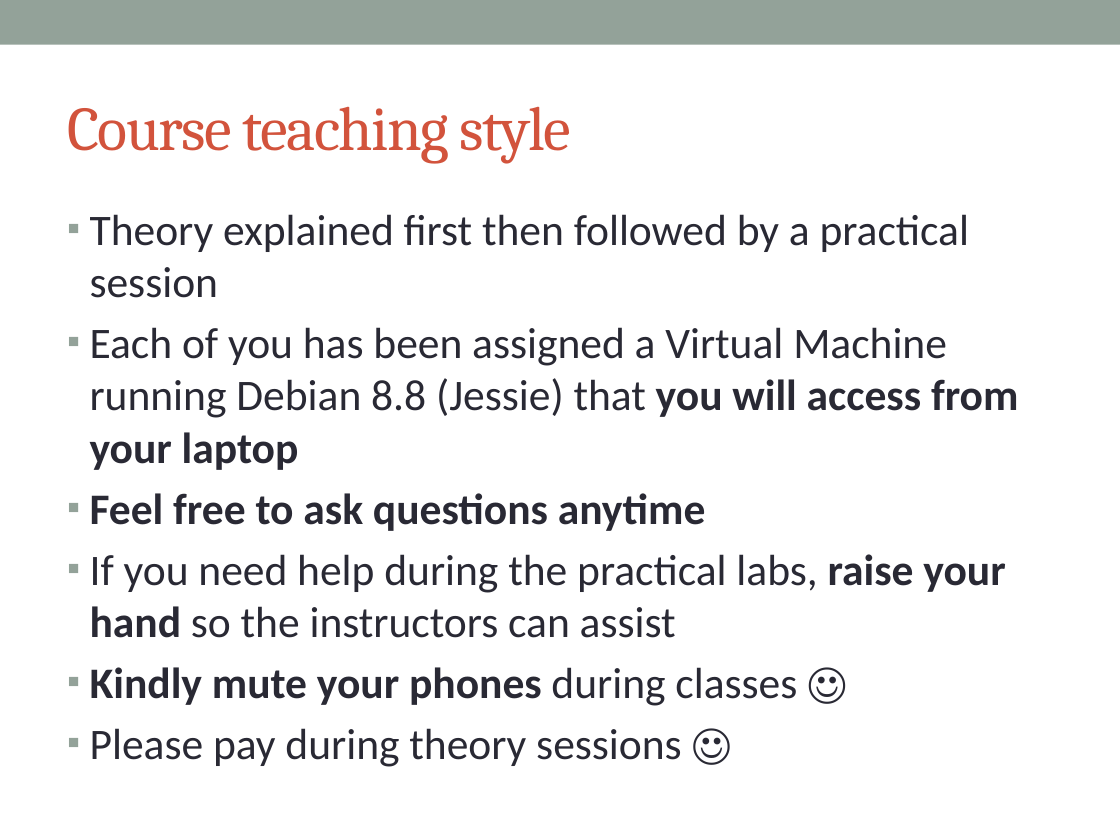
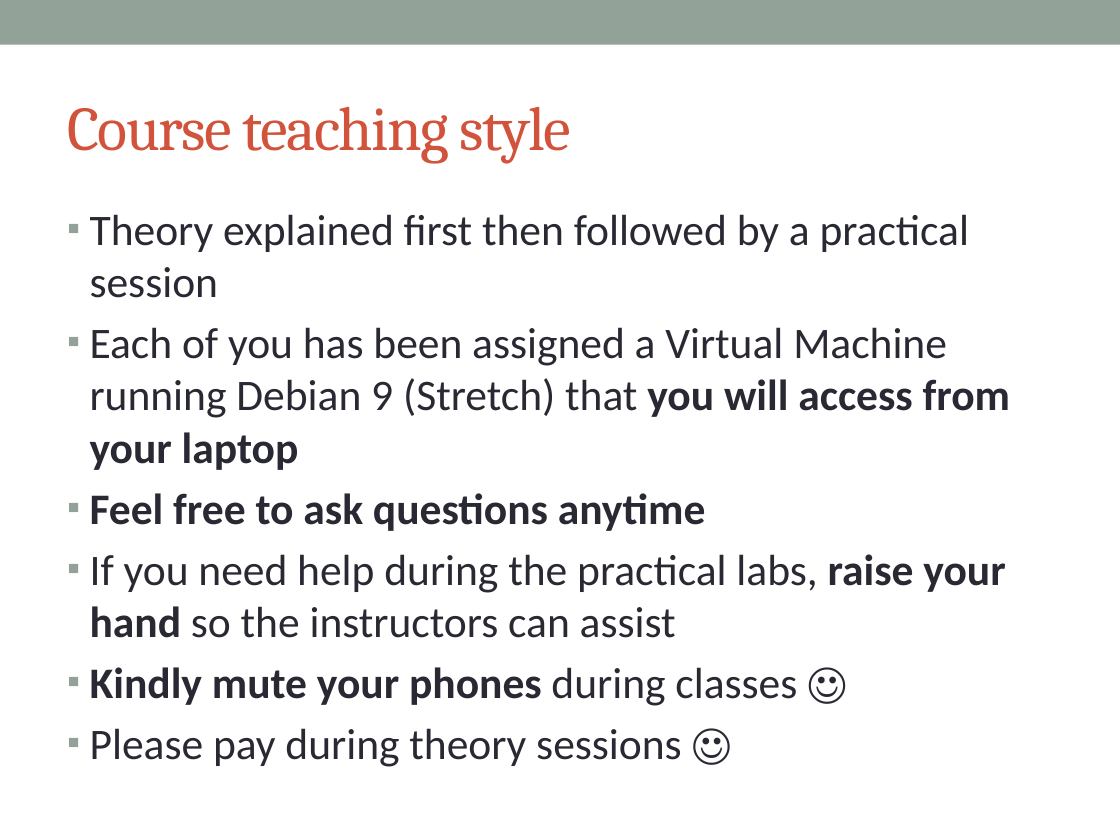
Before and after one commit to afnog/sse, a slide deck: slide 5 of intro/IntroPresentation.pptx. Drawn at 1120x840 pixels with LibreOffice and Linux fonts; fonts in the diff are those of the drawing. Boxes give left, top, right and bottom in pixels: in the first picture for what was removed or moved away, otherwise in the second. Text is boxed around its words. In the diff, an @@ line names an element or a change of style, - is before the commit and + after.

```diff
--- a/intro/IntroPresentation.pptx
+++ b/intro/IntroPresentation.pptx
@@ text at bbox=[90, 327, 1011, 470]: text changed @@
-▪ Each of you has been assigned a Virtual Machine running Debian 8.8 (Jessie) that you will access from your laptop
+▪ Each of you has been assigned a Virtual Machine running Debian 9 (Stretch) that you will access from your laptop
```
Also in this commit, not shown: 1 other slide changed.
